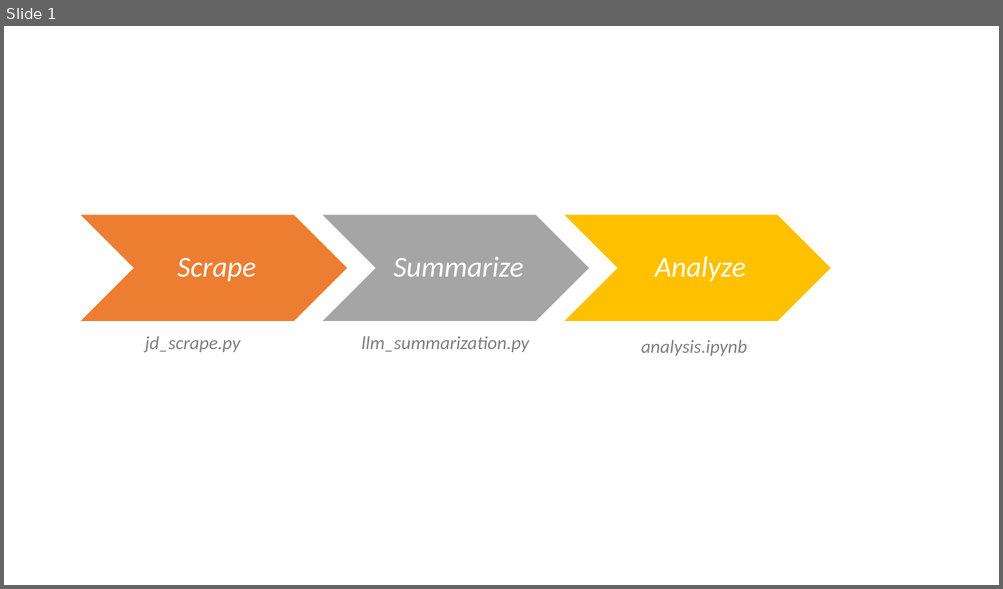
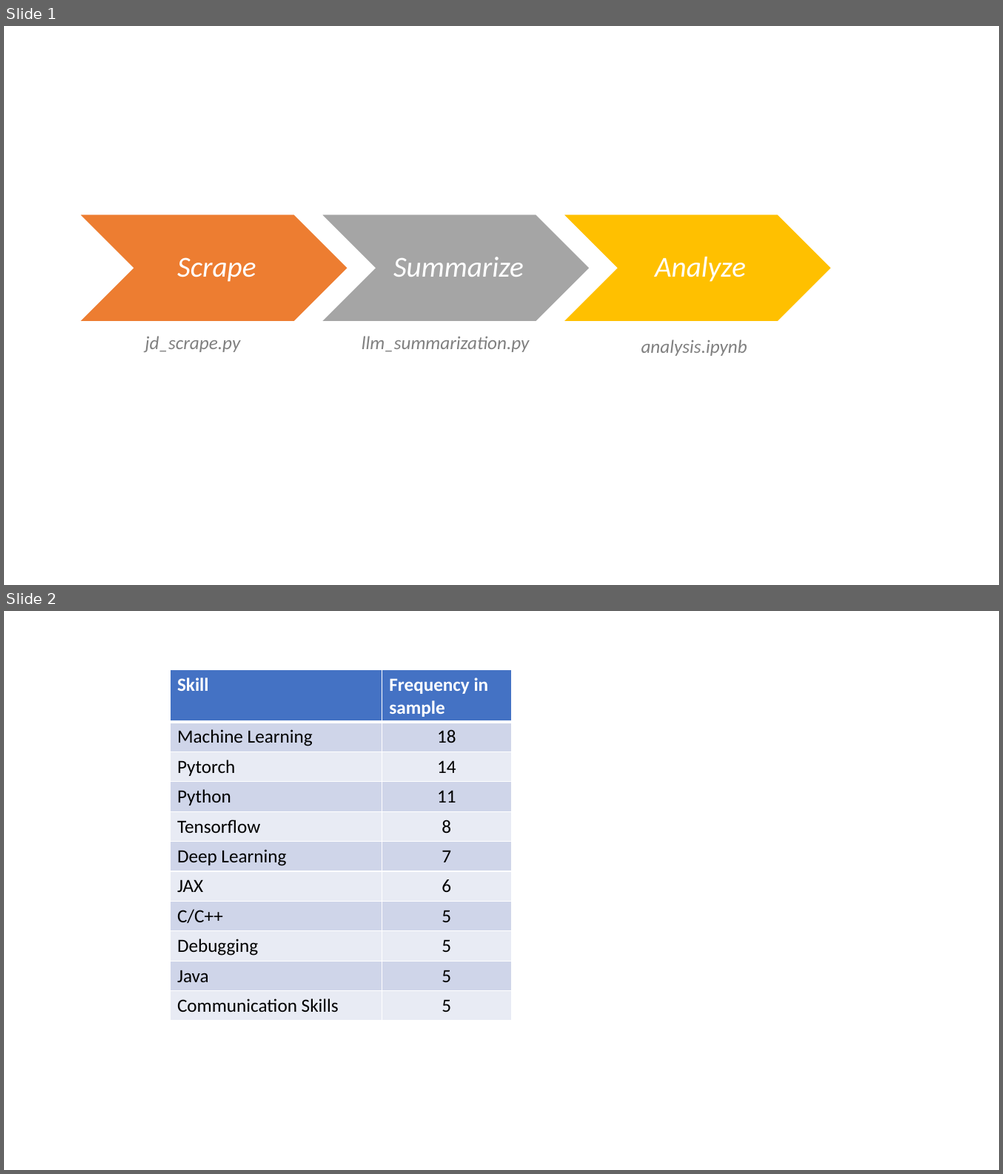
Before and after one commit to Pratik-Doshi-99/jd_summarization, a slide deck: assets/graphs.pptx. Shown one above the other, each under a label of ours: slide 1 before the commit, slides 1 and 2 after it. The pictures are 1003x589 and 1003x1174 pixels, drawn with LibreOffice and Linux fonts; fonts in the diff are those of the drawing. Boxes give left, top, right and bottom in pixels: in the first picture for what was removed or moved away, otherwise in the second. Text is boxed around its words. In the diff, an @@ line names an element or a change of style, - is before the commit and + after.

```diff
--- a/assets/graphs.pptx
+++ b/assets/graphs.pptx
@@ slide 2 added at (4, 611, 999, 1170), background #FFFFFF @@
@@ table added at (170, 670, 512, 1022), 11 rows, 2 columns @@
+Skill | Frequency in sample
+Machine Learning | 18
+Pytorch | 14
+Python | 11
+Tensorflow | 8
+Deep Learning | 7
+JAX | 6
+C/C++ | 5
+Debugging | 5
+Java | 5
+Communication Skills | 5
```
Also in this commit, not shown: 1 other slide added, 2 other files.
